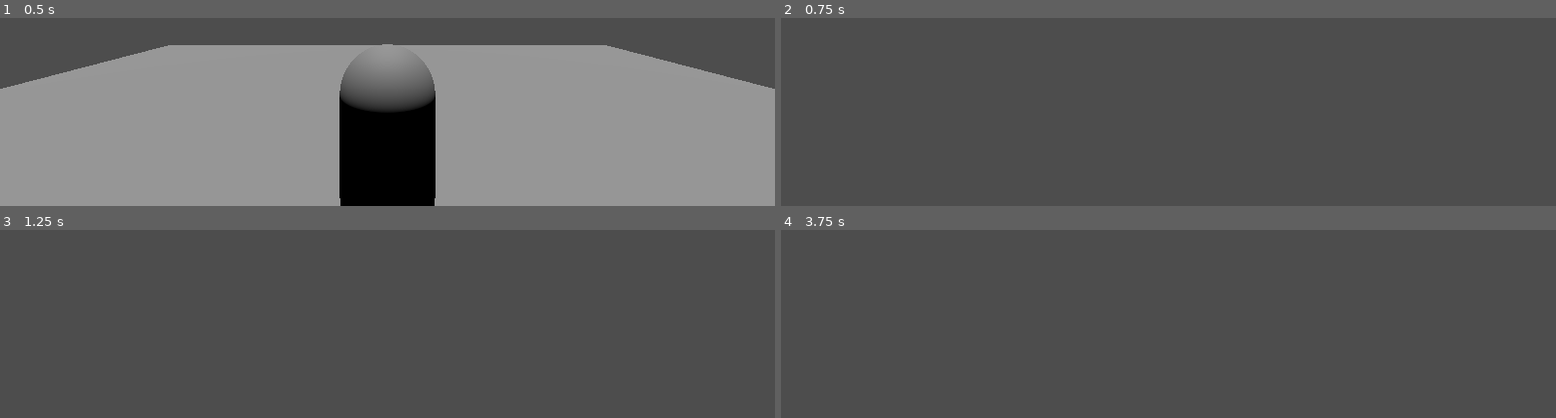
Above: before the commit, frames 1-4 (two rows, left to right).
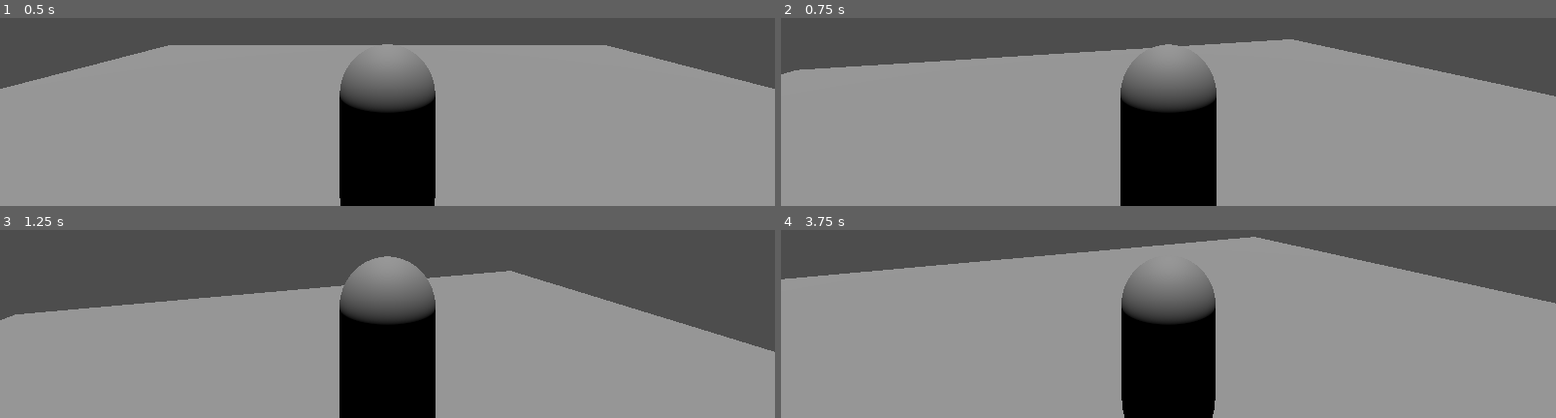
Above: after the commit, the same moments.

Repository: DAGimenez/VueltaAcasa
Game: Godot game, scene res://Escenas/piso.tscn
Same seed, same stepped clock (60 frames per second), same inputs: the game is played once before the commit and once after it. The project has no main scene, so this scene is started directly.
Inputs (mouse positions are in pixels of both pictures, inside the frame that each line leads up to):
- Up to frame 1 (0.5 s): no input
- Up to frame 2 (0.75 s): move the mouse to (outside the picture) at 0.52 s; tap A (A) at 0.6 s
- Up to frame 3 (1.25 s): tap Space (Salto) at 0.77 s
- Up to frame 4 (3.75 s): move the mouse to (outside the picture) at 1.27 s; tap D (D) at 1.35 s; tap Space (Salto) at 1.52, 2.75, 3.02 s; tap Enter at 2 s; move the mouse to (outside the picture) at 2.02 s; tap S (S) at 2.1 s; move the mouse to (outside the picture) at 2.77 s; tap Shift (Sprint) at 2.85 s; move the mouse to (outside the picture) at 3.52 s; tap W (W) at 3.6 s

Frame 1 is identical in both runs. In frame 2, 77% of the frame differs, in the area x 0-100%, y 11-100%; in frame 3, 63%; in frame 4, 81%, in the area x 0-100%, y 3-100%.

Commit message:
Update camara 3ra persona

Diff:
--- a/player_2.gd
+++ b/player_2.gd
@@ -5,7 +5,7 @@
 @export var SPEED = 5.0
 @export var SPRINT = 10.0
 @export var JUMP_VELOCITY = 4.5
-@export var mouse_sensivility := 0.0005
+@export var mouse_sensivility := 0.005
 
 var stamina := 100.0
 var sprinting : bool = false
@@ -20,7 +20,9 @@
 		rotate_y(-event.relative.x * mouse_sensivility)
 
 		pitch -= event.relative.y * mouse_sensivility
-		pitch = clamp(pitch, deg_to_rad(90), deg_to_rad(90))
+
+		pitch = clamp(pitch, deg_to_rad(-45), deg_to_rad(60))
+
 		pivot.rotation.x = pitch
 
 func _salto(delta : float):
